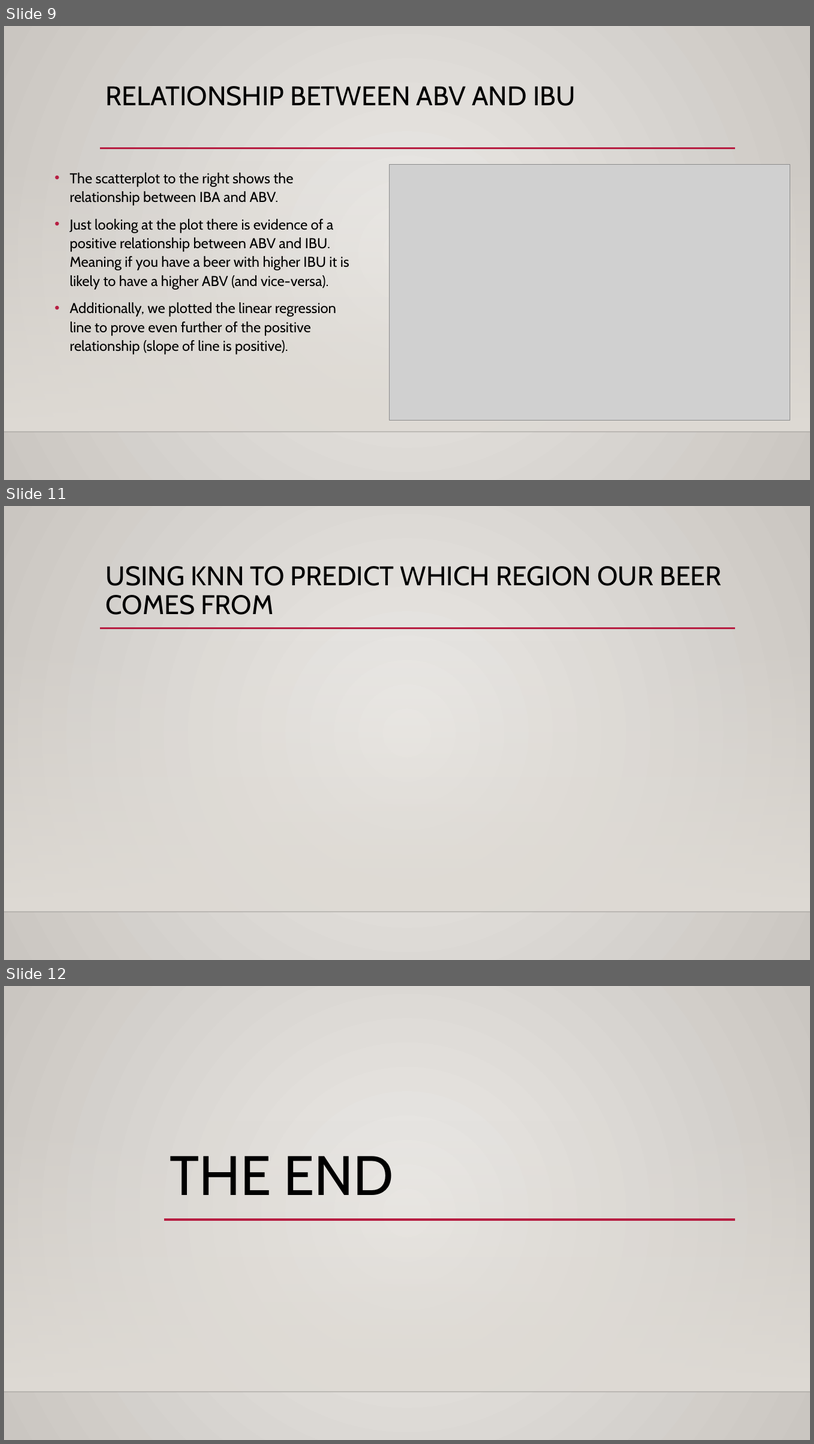
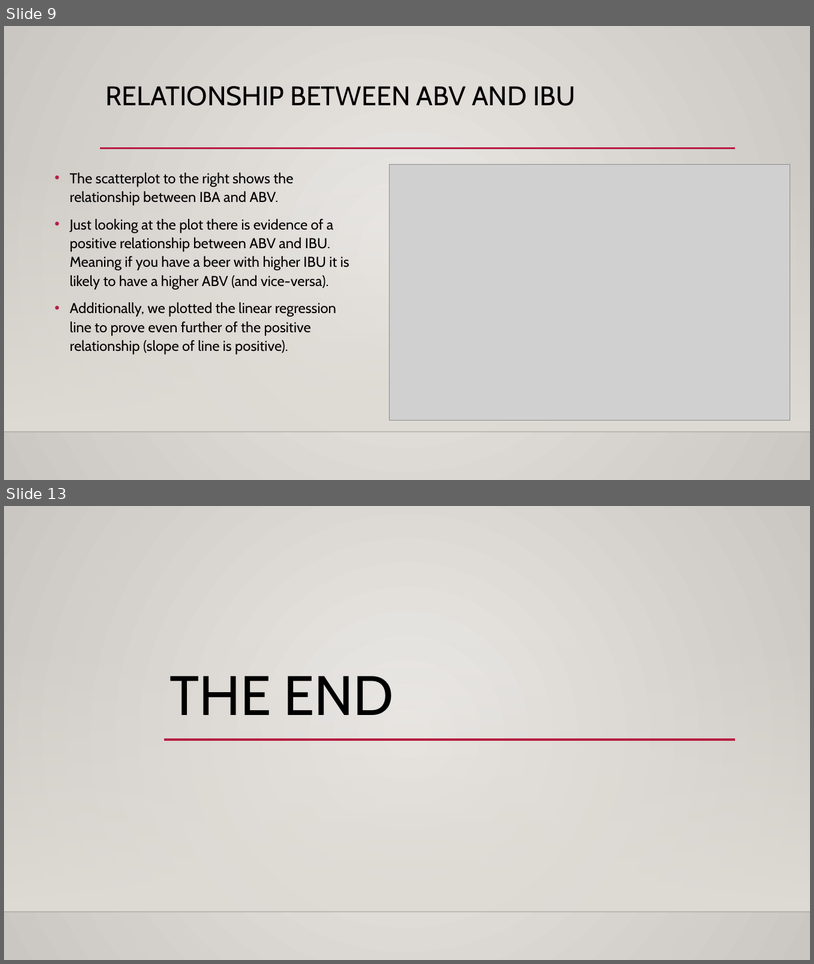
Before and after one commit to sajmera9/BeerCaseStudy1, a slide deck: CaseStudy1_Final_Presentation.pptx. Shown one above the other, each under a label of ours: slides 9, 11 and 12 before the commit, slides 9 and 13 after it; the slides between them are not shown. The pictures are 814x1444 and 814x964 pixels, drawn with LibreOffice and Linux fonts; fonts in the diff are those of the drawing; grey boxes stand for pictures; background and template pictures are left out. Boxes give left, top, right and bottom in pixels: in the first picture for what was removed or moved away, otherwise in the second. Text is boxed around its words. In the diff, an @@ line names an element or a change of style, - is before the commit and + after.

```diff
--- a/CaseStudy1_Final_Presentation.pptx
+++ b/CaseStudy1_Final_Presentation.pptx
@@ slide 11 removed at (4,506,810,960), background gradient #ECEAE7 to #CAC7C1; not listed: 3 template elements that a slide beside it also shows @@
@@ title removed at (106,566,722,615) @@
-USING KNN TO PREDICT WHICH REGION OUR BEER COMES FROM
@@ what was slide 12 is now slide 13 @@
```
Also in this commit, not shown: 1 slide changed, 2 slides added.
